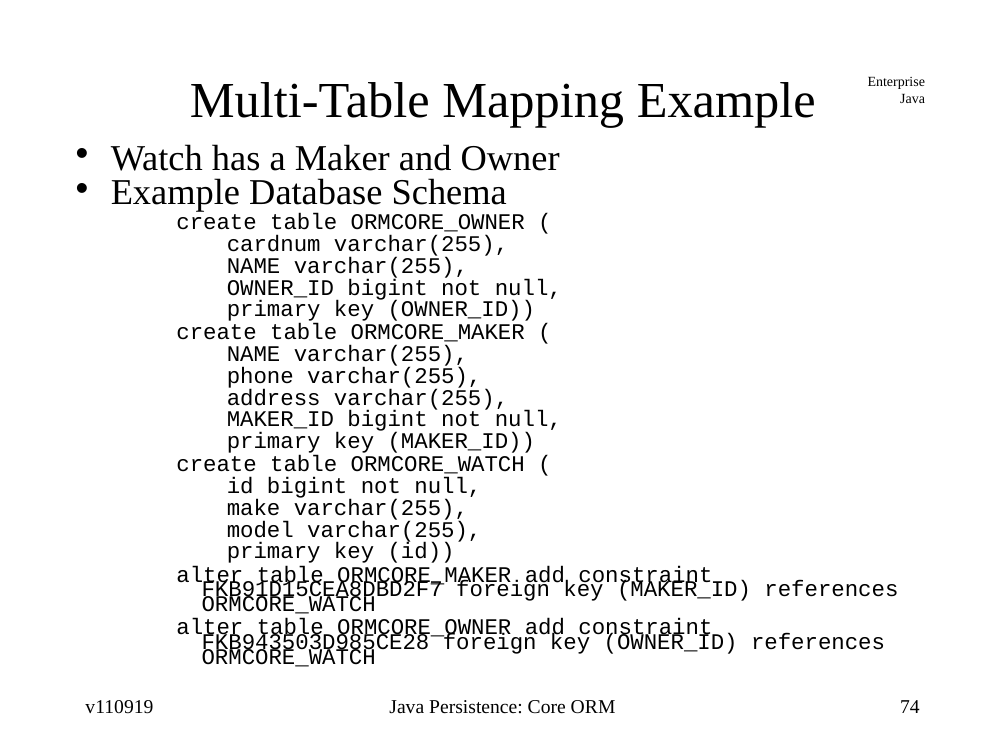
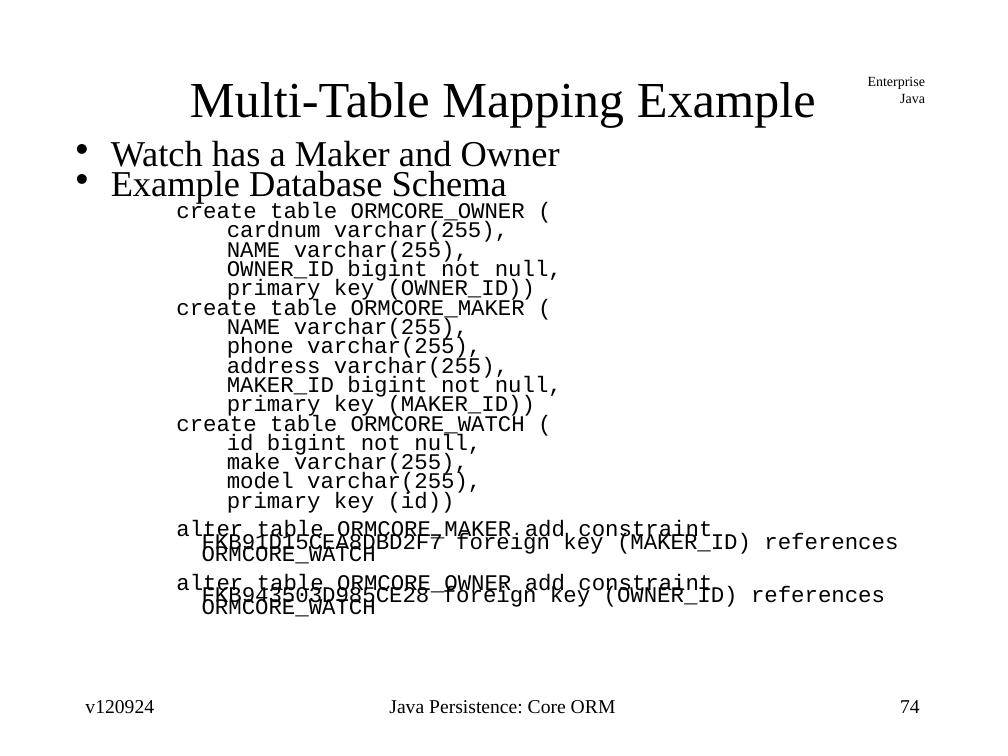
Before and after one commit to jcstaff/ejava-javaee, a slide deck: slide 74 of ormCore/src/site/resources/lectures/ormCore.ppt. Drawn at 1008x756 pixels with LibreOffice and Linux fonts; fonts in the diff are those of the drawing. Boxes give left, top, right and bottom in pixels: in the first picture for what was removed or moved away, otherwise in the second. Text is boxed around its words. In the diff, an @@ line names an element or a change of style, - is before the commit and + after.

```diff
--- a/ormCore/src/site/resources/lectures/ormCore.ppt
+++ b/ormCore/src/site/resources/lectures/ormCore.ppt
@@ text "Watch has a Maker and ..." at bbox=[111, 140, 898, 617]: line spacing 0.54 to 0.44; line spacing 0.55 to 0.45; more space between paragraphs @@
@@ text at bbox=[85, 700, 154, 714]: text changed @@
-v110919
+v120924
```
Also in this commit, not shown: 95 other slides changed, 1 slide added, 1 slide removed.
